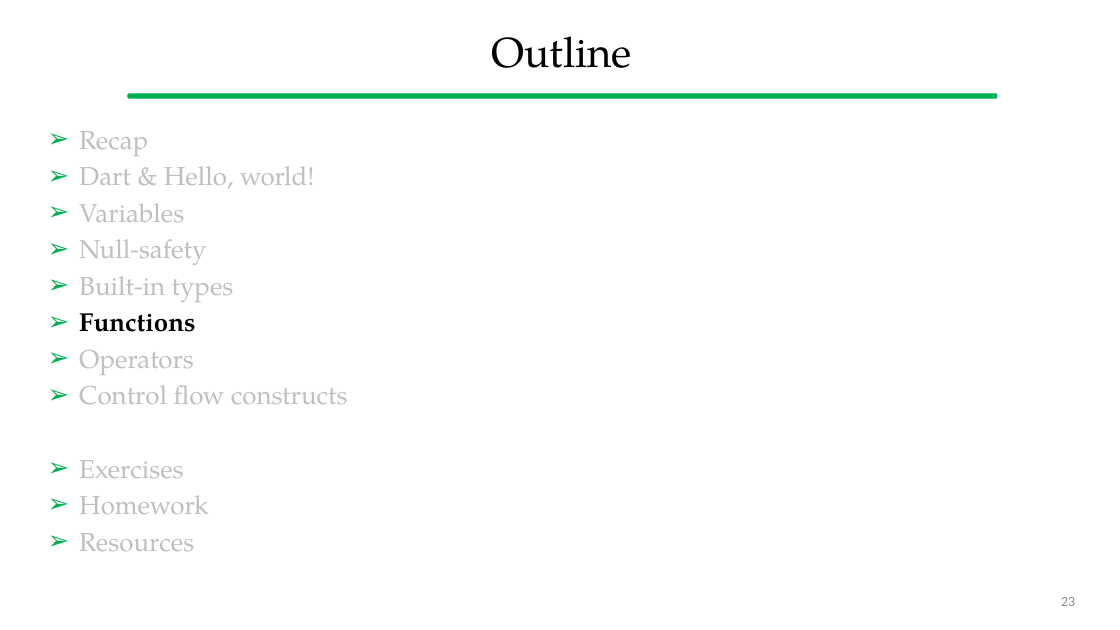
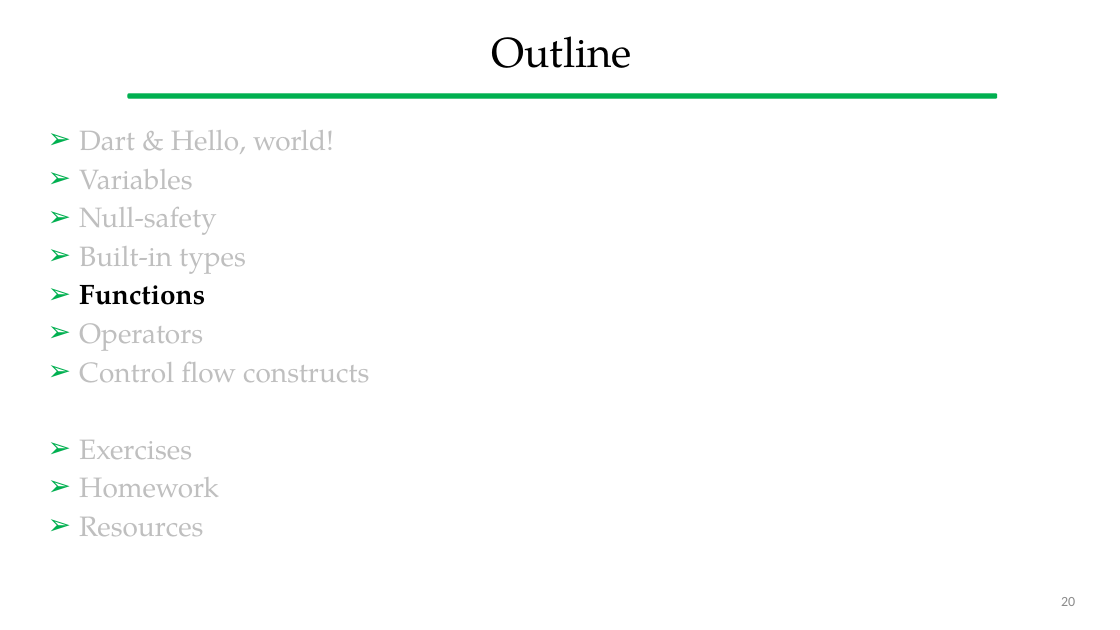
Before and after one commit to gcappon/bwthw, a slide deck: slide 20 of lab_02-dart_101_part_1/lab_02-dart_101_part_1.pptx (slide 23 before the commit). Drawn at 1120x630 pixels with LibreOffice and Linux fonts; fonts in the diff are those of the drawing. Boxes give left, top, right and bottom in pixels: in the first picture for what was removed or moved away, otherwise in the second. Text is boxed around its words. In the diff, an @@ line names an element or a change of style, - is before the commit and + after.

```diff
--- a/lab_02-dart_101_part_1/lab_02-dart_101_part_1.pptx
+++ b/lab_02-dart_101_part_1/lab_02-dart_101_part_1.pptx
@@ text "Dart & Hello, world!" at box(79, 130, 369, 536): size 22.2 to 24 pt @@
@@ text at box(79, 131, 148, 156): paragraph removed @@
-➢ Recap
@@ page number at box(1061, 597, 1075, 606): text changed @@
-23
+20
```
Also in this commit, not shown: 10 other slides changed, 1 slide added, 3 slides removed, 2 other files.
